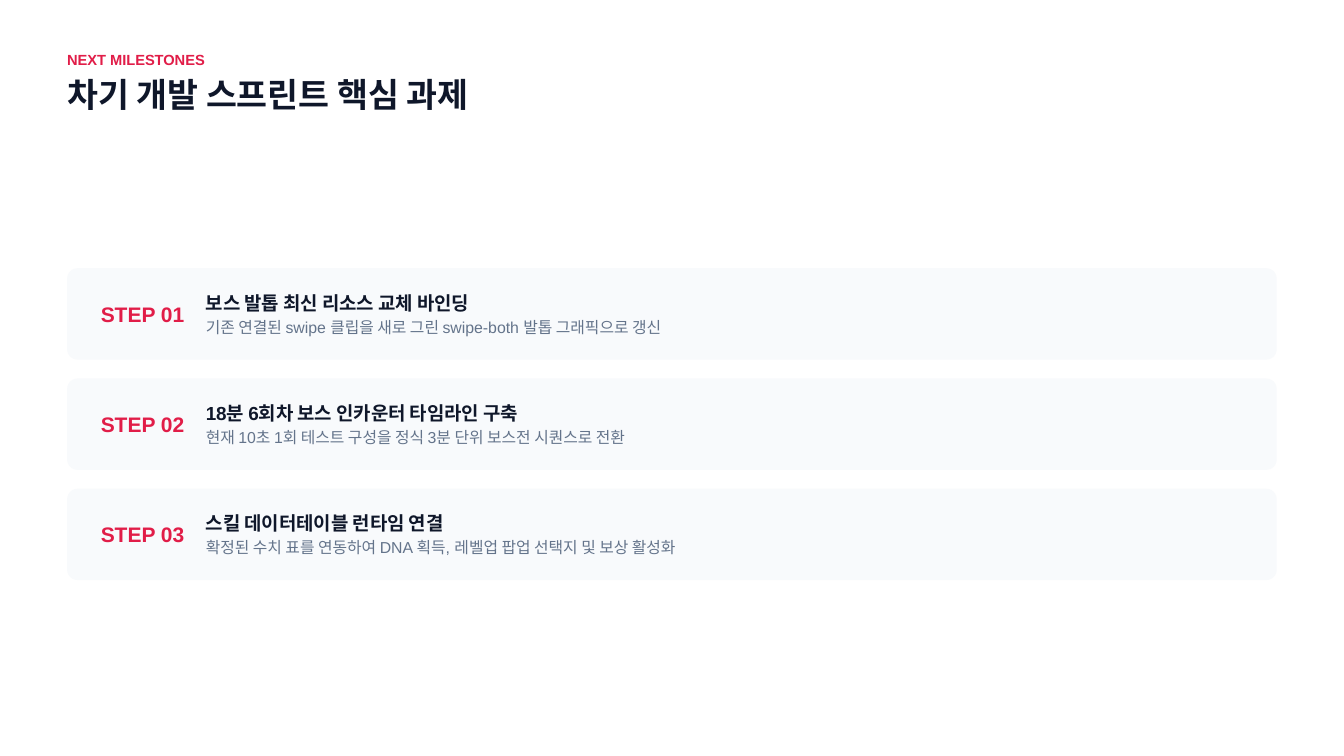
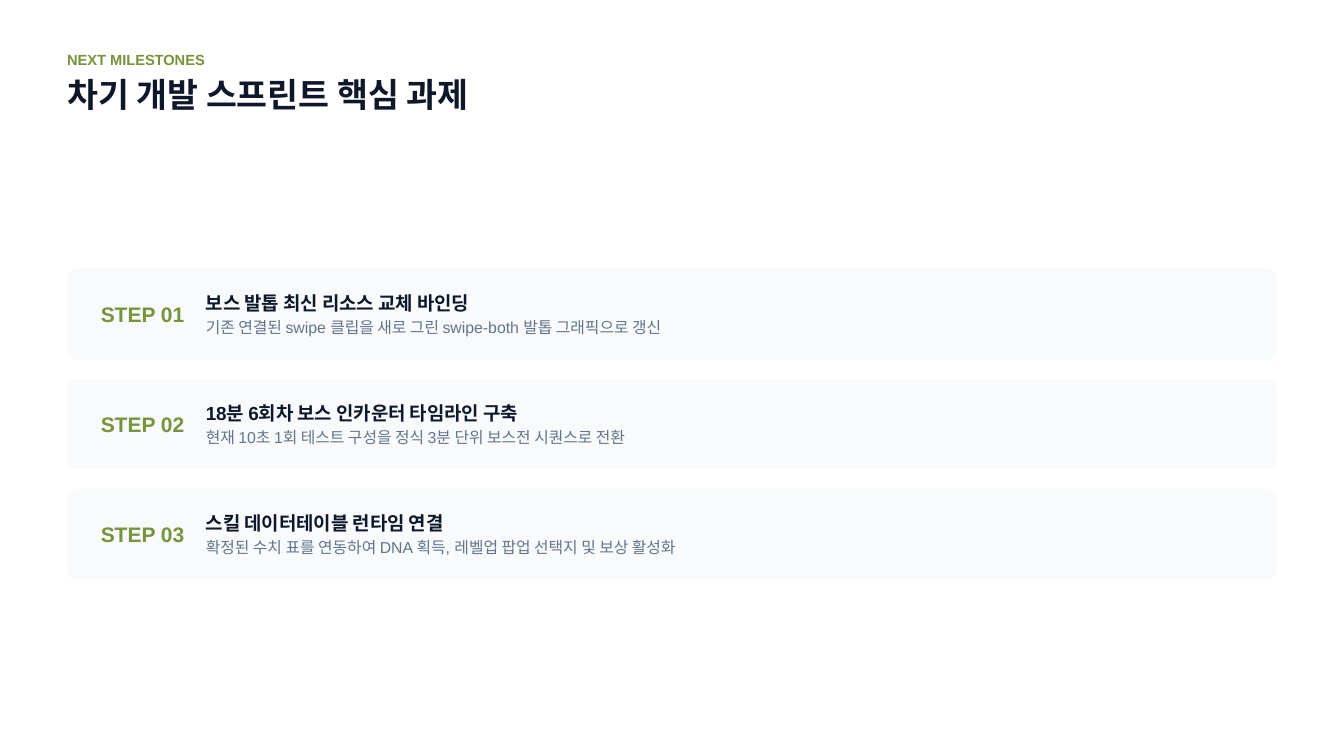
Before and after one commit to gitgiung/SBSAcademy_Team01, a slide deck: slide 17 of 좀비소울 프로젝트 개발 현황 보고.pptx (slide 16 before the commit). Drawn at 1344x756 pixels with LibreOffice and Linux fonts; fonts in the diff are those of the drawing. Boxes give left, top, right and bottom in pixels: in the first picture for what was removed or moved away, otherwise in the second. Text is boxed around its words. In the diff, an @@ line names an element or a change of style, - is before the commit and + after.

```diff
--- a/좀비소울 프로젝트 개발 현황 보고.pptx
+++ b/좀비소울 프로젝트 개발 현황 보고.pptx
@@ text colour #E11D48 to #77933C in 4 elements at (101, 307, 184, 322), (101, 417, 184, 432), (101, 527, 184, 542), (67, 55, 205, 65) @@
```
Also in this commit, not shown: 9 other slides changed, 1 slide added, 11 other files.
